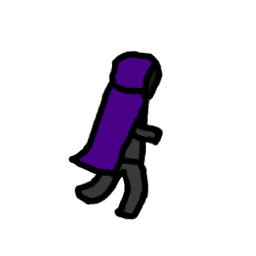
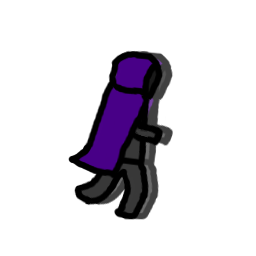
Revision of a layered 256px x 256px image; what changed, layer by layer:
moved "Layer 6" above "Layer 10(pasted)", painted on it over bbox(82, 50, 173, 220)
renamed "Layer 4" to "Layer 10(pasted)", opacity 100% → 75%, painted on it over bbox(82, 50, 173, 220)
removed layer "Layer 5" over bbox(82, 50, 173, 220)
removed layer "Layer 3" over bbox(82, 50, 173, 220)
